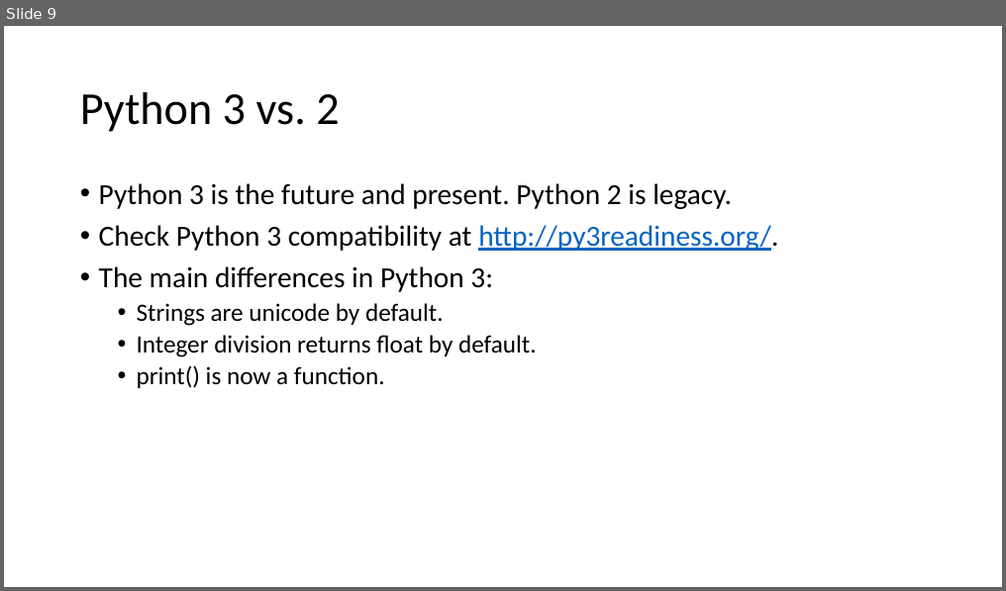
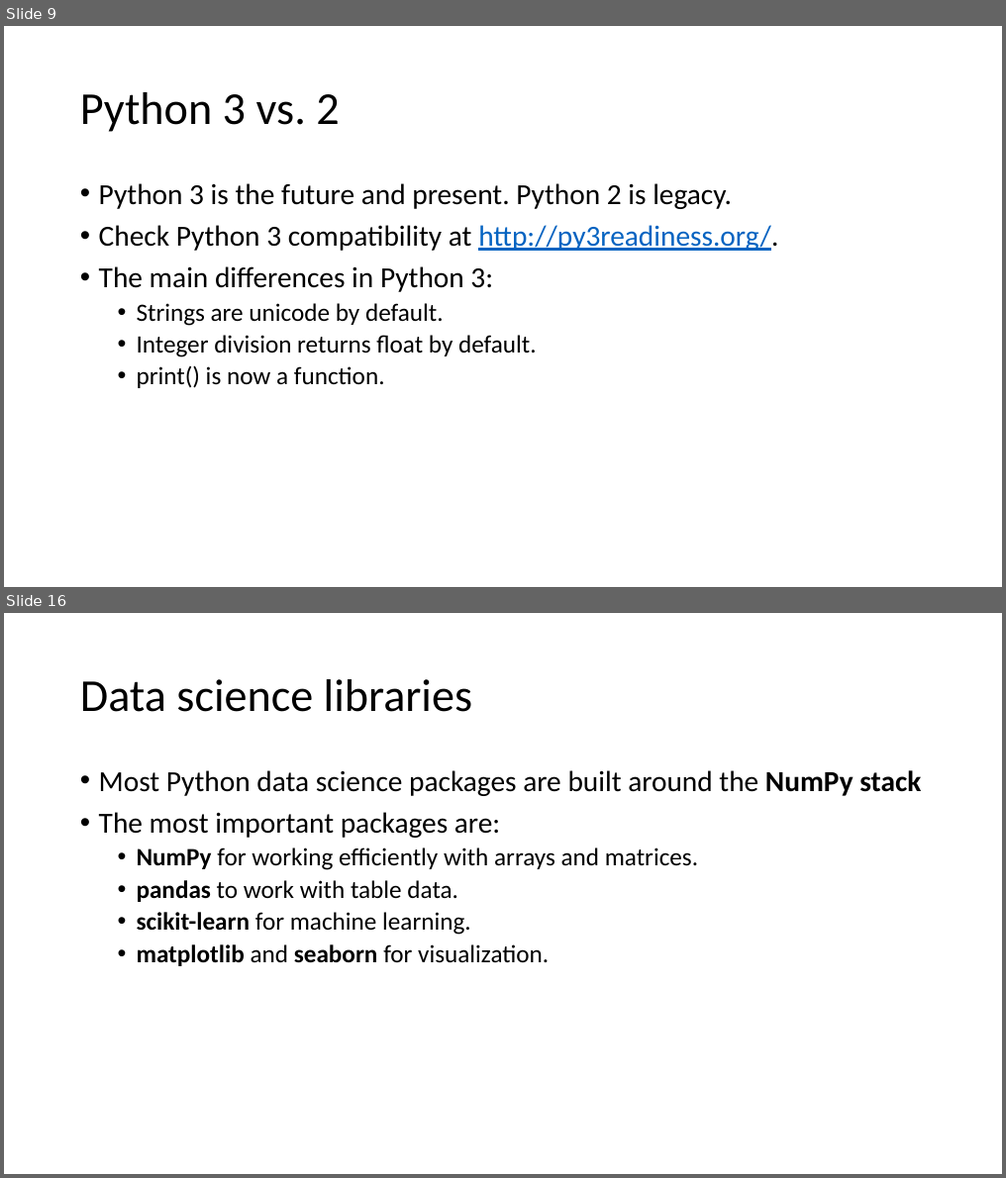
Before and after one commit to HStrand/python-ml101, a slide deck: Python course presentation 18 Dec 2017.pptx. Shown one above the other, each under a label of ours: slide 9 before the commit, slides 9 and 16 after it; the slides between them are not shown. The pictures are 1006x591 and 1006x1178 pixels, drawn with LibreOffice and Linux fonts; fonts in the diff are those of the drawing. Boxes give left, top, right and bottom in pixels: in the first picture for what was removed or moved away, otherwise in the second. Text is boxed around its words. In the diff, an @@ line names an element or a change of style, - is before the commit and + after.

```diff
--- a/Python course presentation 18 Dec 2017.pptx
+++ b/Python course presentation 18 Dec 2017.pptx
@@ slide 16 added at box(4, 613, 1002, 1174), background #FFFFFF @@
@@ title added at box(80, 679, 472, 712), 44 pt, text #000000 @@
+Data science libraries
@@ text added at box(99, 770, 921, 966), 24 pt, text #000000 @@
+• Most Python data science packages are built around the NumPy stack
+• The most important packages are:
+  • NumPy for working efficiently with arrays and matrices.
+  • pandas to work with table data.
+  • scikit-learn for machine learning.
+  • matplotlib and seaborn for visualization.
```
Also in this commit, not shown: 4 slides changed, 12 other slides added, 6 other files.
